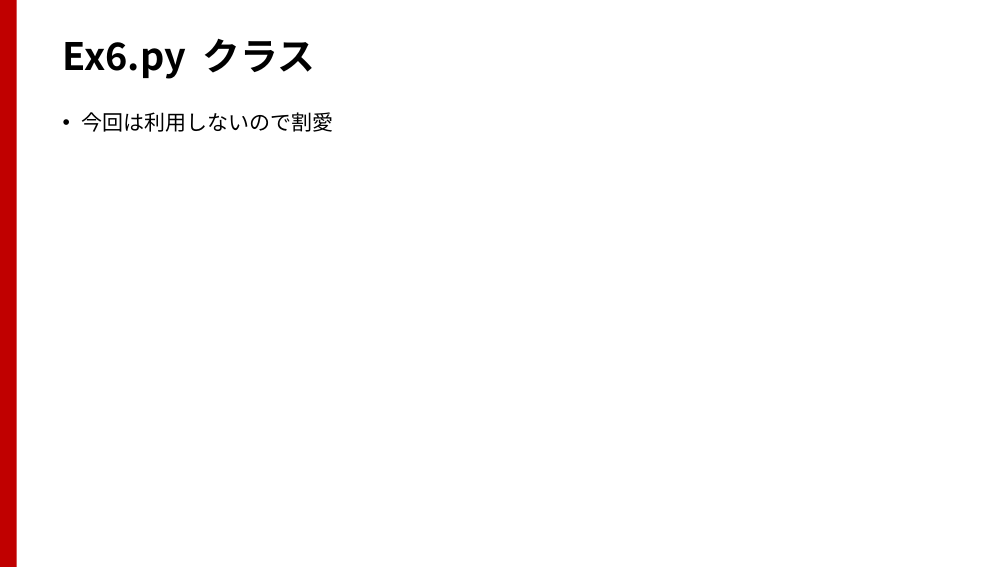
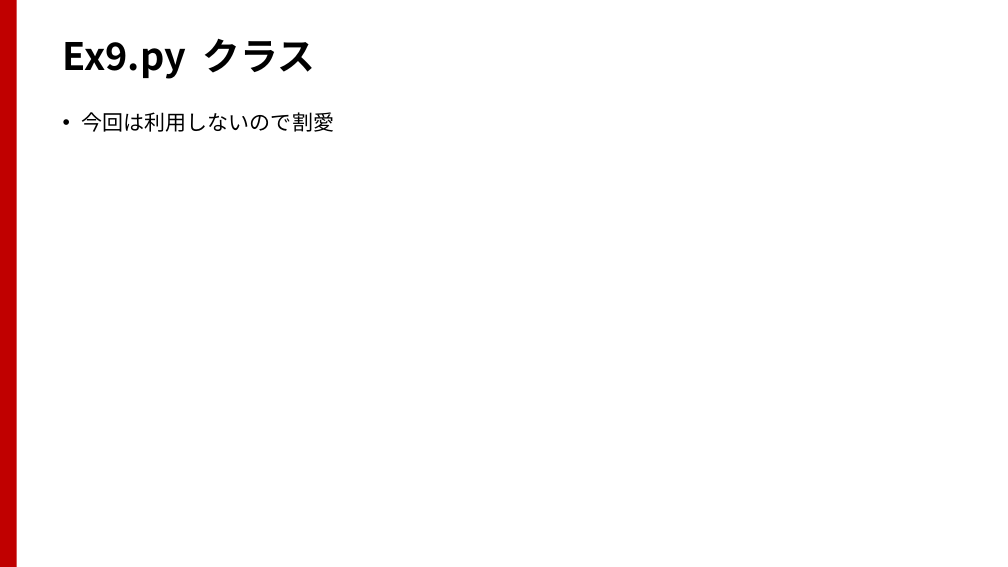
Before and after one commit to TakashiIjiri/TakashiIjiri.github.io, a slide deck: slide 19 of classes/dm2017/DigitalMedia2_13.pptx. Drawn at 1008x567 pixels with LibreOffice and Linux fonts; fonts in the diff are those of the drawing. Boxes give left, top, right and bottom in pixels: in the first picture for what was removed or moved away, otherwise in the second. Text is boxed around its words. In the diff, an @@ line names an element or a change of style, - is before the commit and + after.

```diff
--- a/classes/dm2017/DigitalMedia2_13.pptx
+++ b/classes/dm2017/DigitalMedia2_13.pptx
@@ title at bbox=[63, 39, 316, 79]: text changed @@
-Ex6.py クラス
+Ex9.py クラス
```
Also in this commit, not shown: 2 other slides changed, 2 other files.
